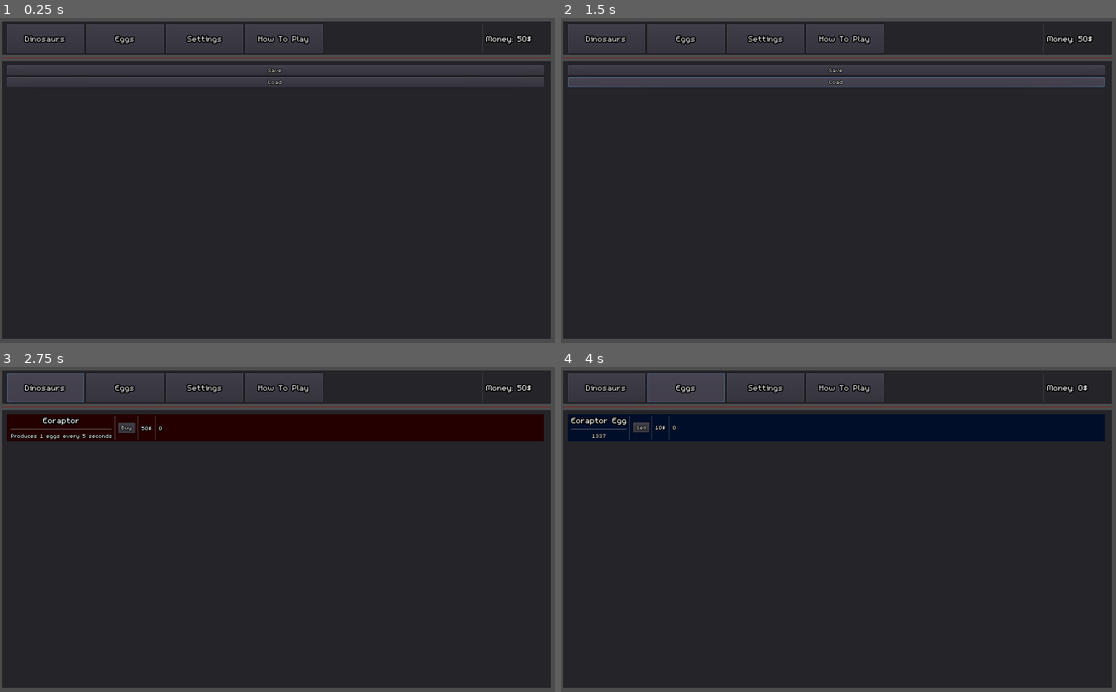
Above: before the commit, frames 1-4 (two rows, left to right).
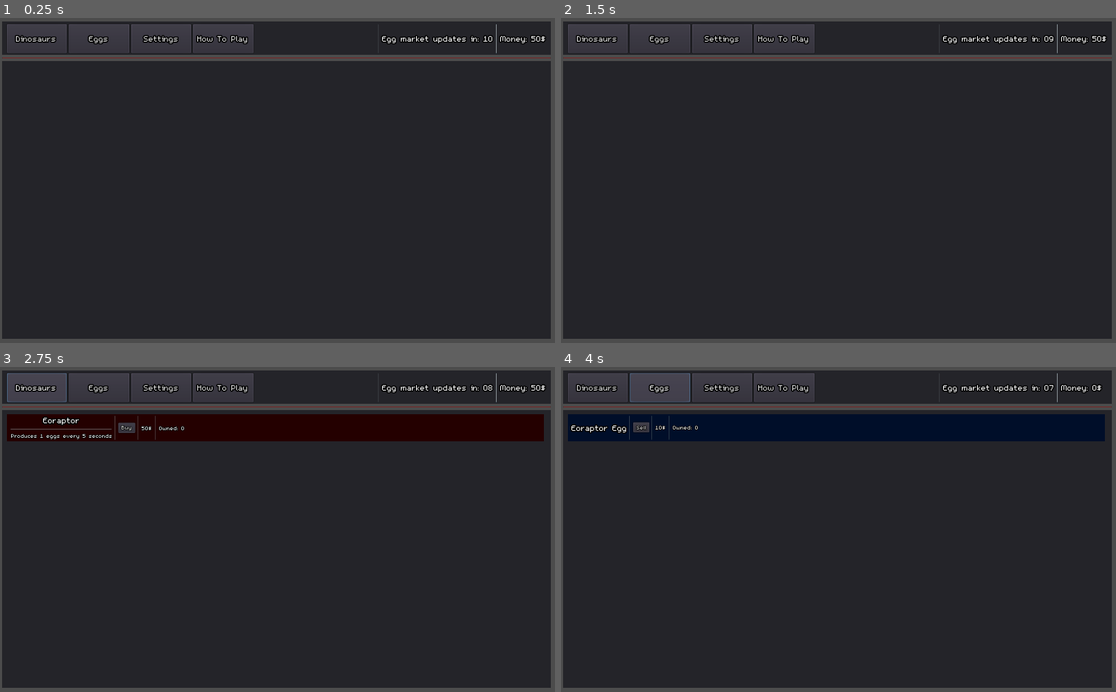
Above: after the commit, the same moments.

Repository: redaloe/dino-farmer
Game: Godot game, scene res://Main.tscn
The game is run twice, just before and just after one commit, with the same random seed, the same clock (stepped at 60 frames per second) and the same inputs.
Inputs (mouse positions are in pixels of both pictures, inside the frame that each line leads up to):
- Up to frame 1 (0.25 s): no input
- Up to frame 2 (1.5 s): click (838, 70) at 0.5 s, where only the run before the commit has a clickable "Save"; click (838, 83) at 1.25 s, where only the run before the commit has a clickable "Load"
- Up to frame 3 (2.75 s): click "Dinosaurs" at 2 s
- Up to frame 4 (4 s): click "Buy" at 2.75 s; click "Eggs" at 3.5 s

The runs differ from the first frame. In frame 1, 5.6% of the frame differs, in the area x 1-99%, y 1-22%; in frame 2, 6.8%; in frame 3, 1.9%; in frame 4, 2.3%.

Commit message:
market prices are now saved + tweaked some numbers

Diff:
--- a/DinoPanel.gd
+++ b/DinoPanel.gd
@@ -24,7 +24,7 @@
 
 # Called every frame. 'delta' is the elapsed time since the previous frame.
 func _process(delta):
-	amountLabel.text=String(Game.dinos[fname])
+	amountLabel.text="Owned: "+String(Game.dinos[fname])
 
 
 
@@ -33,7 +33,6 @@
 		Game.money-=price
 		Game.dinos[fname]+=1
 		amountLabel.text=String(Game.dinos[fname])
-		print(Game.dinos)
 		price=ceil(price*1.05)
 		priceLabel.text=String(price)+"$"
 
--- a/EggPanel.gd
+++ b/EggPanel.gd
@@ -2,7 +2,6 @@
 
 
 var fname=""
-var current_price=10
 var price=10
 
 onready var nameLabel=$Panel/HBoxContainer/VBoxContainer/Name
@@ -13,7 +12,7 @@
 # Called when the node enters the scene tree for the first time.
 func _ready():
 	nameLabel.text=fname+" Egg"
-	current_price=price
+	Game.market[fname]=price
 	priceLabel.text=String(price)+"$"
 	amountLabel.text=String(Game.eggs[fname])
 	Game.dinos[fname]=0
@@ -21,19 +20,14 @@
 
 # Called every frame. 'delta' is the elapsed time since the previous frame.
 func _process(delta):
-	amountLabel.text=String(Game.eggs[fname])
-
+	amountLabel.text="Owned: "+String(Game.eggs[fname])
+	priceLabel.text=String(round(Game.market[fname]))+"$"
 
 
 func _on_Button_pressed():
 	if(Game.eggs[fname]>0):
-		Game.money+=current_price*Game.eggs[fname]
-		current_price-=current_price*0.01*Game.eggs[fname]
+		Game.money+=Game.market[fname]*Game.eggs[fname]
+		Game.market[fname]-=clamp(Game.market[fname]*0.01*Game.eggs[fname],price*0.05,INF)
 		Game.eggs[fname]=0
 		amountLabel.text=String(Game.eggs[fname])
-		priceLabel.text=String(round(current_price))+"$"
-
-
-func _on_Timer_timeout():
-	current_price+=(price-current_price)*0.5
-	priceLabel.text=String(round(current_price))+"$"
+		priceLabel.text=String(round(Game.market[fname]))+"$"
--- a/EggPanel.tscn
+++ b/EggPanel.tscn
@@ -51,8 +51,9 @@
 size_flags_vertical = 3
 
 [node name="Name" type="Label" parent="Panel/HBoxContainer/VBoxContainer"]
+margin_top = 12.0
 margin_right = 39.0
-margin_bottom = 19.0
+margin_bottom = 31.0
 size_flags_horizontal = 3
 size_flags_vertical = 6
 theme = SubResource( 1 )
@@ -60,12 +61,14 @@
 align = 1
 
 [node name="HSeparator" type="HSeparator" parent="Panel/HBoxContainer/VBoxContainer"]
-margin_top = 23.0
+visible = false
+margin_top = 40.0
 margin_right = 39.0
-margin_bottom = 27.0
+margin_bottom = 44.0
 size_flags_vertical = 4
 
 [node name="Profit" type="Label" parent="Panel/HBoxContainer/VBoxContainer"]
+visible = false
 margin_top = 31.0
 margin_right = 39.0
 margin_bottom = 44.0
@@ -123,9 +126,4 @@
 text = "69"
 align = 1
 
-[node name="Timer" type="Timer" parent="."]
-wait_time = 10.0
-autostart = true
-
 [connection signal="pressed" from="Panel/HBoxContainer/Button" to="." method="_on_Button_pressed"]
-[connection signal="timeout" from="Timer" to="." method="_on_Timer_timeout"]
--- a/Game.gd
+++ b/Game.gd
@@ -5,6 +5,7 @@
 var money=0
 var dinos={}
 var eggs={}
+var market={}
 # Declare member variables here. Examples:
 # var a = 2
 # var b = "text"
--- a/Main.gd
+++ b/Main.gd
@@ -10,6 +10,7 @@
 onready var egg_panel=load("res://EggPanel.tscn")
 onready var dino_panel= load("res://DinoPanel.tscn")
 onready var money_label=$MainScreen/Panel/HBoxContainer/Money
+onready var timer_label=$MainScreen/Panel/HBoxContainer/TimerLabel
 #onready var dino_grid=$MainScreen/Panel/MarginContainer/DinoGrid
 var starter_dino="Eoraptor"
 # Called when the node enters the scene tree for the first time.
@@ -27,6 +28,7 @@
 # Called every frame. 'delta' is the elapsed time since the previous frame.
 func _process(_delta):
 	money_label.text="Money: "+String(round(Game.money))+"$"
+	timer_label.text="Egg market updates in: %02d" % ($MarketTimer.time_left+1)
 	for dino in Game.dino_list:
 		if dino!="version":
 			if !(dino in Game.dinos):
@@ -89,21 +91,32 @@
 
 func _on_Save_pressed():
 	var s= File.new()
-	s.open("res://save.dat", File.WRITE)
-	var save_data=[Game.dinos,Game.eggs,Game.money]
-	s.store_var(save_data)
-	s.close()
-
+	if !(s.open("res://save.dat", File.WRITE)):
+		var save_data=[Game.dinos,Game.eggs,Game.money,Game.market]
+		print(save_data)
+		s.store_var(save_data)
+		s.close()
+	else:
+		print("Saving failed!")
 
 func _on_Load_pressed():
 	var s= File.new()
-	s.open("res://save.dat", File.READ)
-	var a=s.get_var()
-	print(a)
-	for dino in a[0]:
-		if !(dino in Game.dinos):
-			add_dino_button(dino)
-	Game.dinos=a[0]
-	Game.eggs=a[1]
-	Game.money=a[2]
-	s.close()
+	if !(s.open("res://save.dat", File.READ)):
+		var a=s.get_var()
+		print(a)
+		for dino in a[0]:
+			if !(dino in Game.dinos):
+				add_dino_button(dino)
+		Game.dinos=a[0]
+		Game.eggs=a[1]
+		Game.money=a[2]
+		Game.market=a[3]
+		s.close()
+	else:
+		print("Loading Failed!")
+
+
+func _on_MarketTimer_timeout():
+	for d in Game.market:
+		var correction=(Game.dino_list[d]["egg_price"]-Game.market[d])*0.5
+		Game.market[d]+=correction
--- a/Main.tscn
+++ b/Main.tscn
@@ -52,7 +52,7 @@
 }
 
 [node name="DinoTab" type="Button" parent="MainScreen/Panel/HBoxContainer"]
-margin_right = 142.0
+margin_right = 125.0
 margin_bottom = 54.0
 rect_min_size = Vector2( 100, 54 )
 size_flags_horizontal = 3
@@ -61,8 +61,8 @@
 text = "Dinosaurs"
 
 [node name="EggTab" type="Button" parent="MainScreen/Panel/HBoxContainer"]
-margin_left = 146.0
-margin_right = 289.0
+margin_left = 129.0
+margin_right = 255.0
 margin_bottom = 54.0
 rect_min_size = Vector2( 100, 54 )
 size_flags_horizontal = 3
@@ -71,8 +71,8 @@
 text = "Eggs"
 
 [node name="SettingTab" type="Button" parent="MainScreen/Panel/HBoxContainer"]
-margin_left = 293.0
-margin_right = 435.0
+margin_left = 259.0
+margin_right = 385.0
 margin_bottom = 54.0
 rect_min_size = Vector2( 100, 54 )
 size_flags_horizontal = 3
@@ -81,8 +81,8 @@
 text = "Settings"
 
 [node name="TutTab" type="Button" parent="MainScreen/Panel/HBoxContainer"]
-margin_left = 439.0
-margin_right = 582.0
+margin_left = 389.0
+margin_right = 515.0
 margin_bottom = 54.0
 rect_min_size = Vector2( 100, 54 )
 size_flags_horizontal = 3
@@ -91,18 +91,36 @@
 text = "How To Play"
 
 [node name="Buffer" type="Container" parent="MainScreen/Panel/HBoxContainer"]
-margin_left = 586.0
-margin_right = 871.0
-margin_bottom = 54.0
-size_flags_horizontal = 3
+margin_left = 519.0
+margin_right = 771.0
+margin_bottom = 54.0
+size_flags_horizontal = 3
+
+[node name="VSeparator2" type="VSeparator" parent="MainScreen/Panel/HBoxContainer"]
+margin_left = 775.0
+margin_right = 779.0
+margin_bottom = 54.0
+
+[node name="TimerLabel" type="Label" parent="MainScreen/Panel/HBoxContainer"]
+margin_left = 783.0
+margin_top = 17.0
+margin_right = 884.0
+margin_bottom = 36.0
+size_flags_horizontal = 3
+size_flags_stretch_ratio = 0.4
+theme = SubResource( 1 )
+text = "Money: 0"
+__meta__ = {
+"_edit_use_anchors_": false
+}
 
 [node name="VSeparator" type="VSeparator" parent="MainScreen/Panel/HBoxContainer"]
-margin_left = 875.0
-margin_right = 879.0
+margin_left = 888.0
+margin_right = 892.0
 margin_bottom = 54.0
 
 [node name="Money" type="Label" parent="MainScreen/Panel/HBoxContainer"]
-margin_left = 883.0
+margin_left = 896.0
 margin_top = 17.0
 margin_right = 997.0
 margin_bottom = 36.0
@@ -173,6 +191,7 @@
 size_flags_vertical = 3
 
 [node name="Settings" type="VBoxContainer" parent="MainScreen/MarginContainer2/Panel/VBoxContainer/ScrollContainer"]
+visible = false
 margin_right = 989.0
 margin_bottom = 498.0
 size_flags_horizontal = 3
@@ -213,6 +232,10 @@
 The Quick Brown Fox Jumps Over The Lazy Dog
 The Quick Brown Fox Jumps Over The Lazy Dog
 The Quick Brown Fox Jumps Over The Lazy DogThe Quick Brown Fox Jumps Over The Lazy DogThe Quick Brown Fox Jumps Over Th …(5773 unchanged characters)…
+
+[node name="MarketTimer" type="Timer" parent="."]
+wait_time = 10.0
+autostart = true
 
 [connection signal="pressed" from="MainScreen/Panel/HBoxContainer/DinoTab" to="." method="_on_DinoTab_pressed"]
 [connection signal="pressed" from="MainScreen/Panel/HBoxContainer/EggTab" to="." method="_on_EggTab_pressed"]
@@ -220,3 +243,4 @@
 [connection signal="pressed" from="MainScreen/Panel/HBoxContainer/TutTab" to="." method="_on_TutTab_pressed"]
 [connection signal="pressed" from="MainScreen/MarginContainer2/Panel/VBoxContainer/ScrollContainer/Settings/Save" to="." method="_on_Save_pressed"]
 [connection signal="pressed" from="MainScreen/MarginContainer2/Panel/VBoxContainer/ScrollContainer/Settings/Load" to="." method="_on_Load_pressed"]
+[connection signal="timeout" from="MarketTimer" to="." method="_on_MarketTimer_timeout"]
--- a/dinos.json
+++ b/dinos.json
@@ -1,5 +1,4 @@
 {
-	"version": 1,
 	"Eoraptor": {
 		"price": 50,
 		"diet": "Omnivore",
@@ -9,18 +8,18 @@
 		"flags": []
 	},
 	"Plateosaurus": {
-		"price": 500,
+		"price": 200,
 		"diet": "Herbivore",
 		"period": 2,
 		"clutch":1,
-		"egg_price": 15,
+		"egg_price": 5,
 		"flags": []
 	},
 	"Herrerasaurus": {
-		"price": 1000,
+		"price": 500,
 		"diet": "Carnivore",
 		"period": 10,
-		"clutch":1,
+		"clutch":2,
 		"egg_price": 50,
 		"flags": []
 	}
Binary file changed: save.dat
